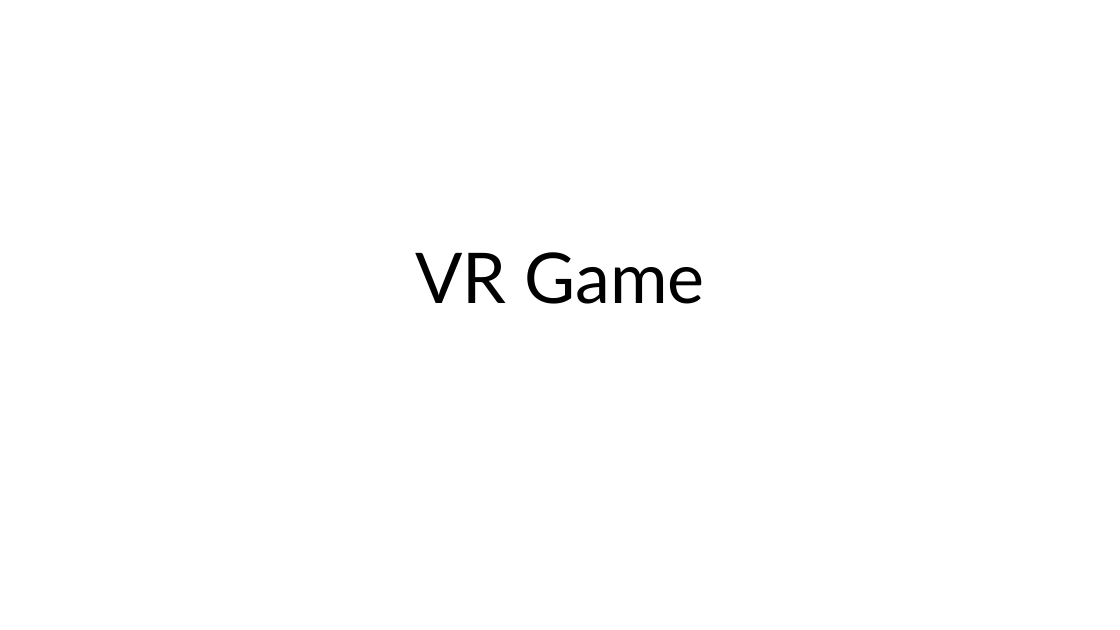
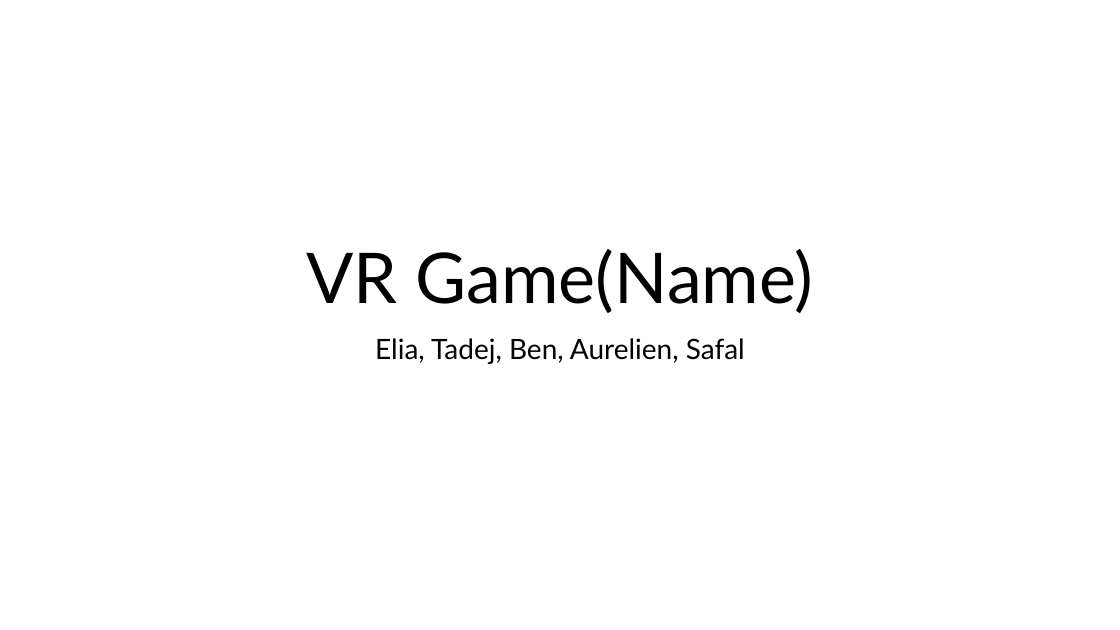
Before and after one commit to Soguel-Aurelien/UnrealEngineProjekt, a slide deck: slide 1 of Presentation/Unrealengine pp.pptx. Drawn at 1120x630 pixels with LibreOffice and Linux fonts; fonts in the diff are those of the drawing. Boxes give left, top, right and bottom in pixels: in the first picture for what was removed or moved away, otherwise in the second. Text is boxed around its words. In the diff, an @@ line names an element or a change of style, - is before the commit and + after.

```diff
--- a/Presentation/Unrealengine pp.pptx
+++ b/Presentation/Unrealengine pp.pptx
@@ title at [307,249,814,313]: text changed @@
-VR Game
+VR Game(Name)
@@ subtitle added at [375,338,745,364], 24 pt, text #000000 @@
+Elia, Tadej, Ben, Aurelien, Safal
```
Also in this commit, not shown: 9 slides added.
